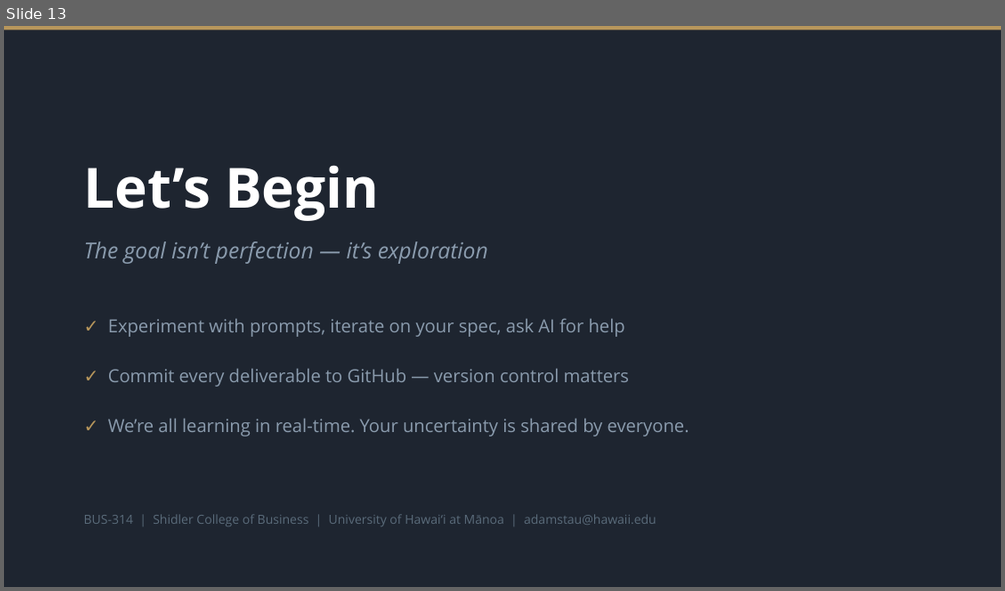
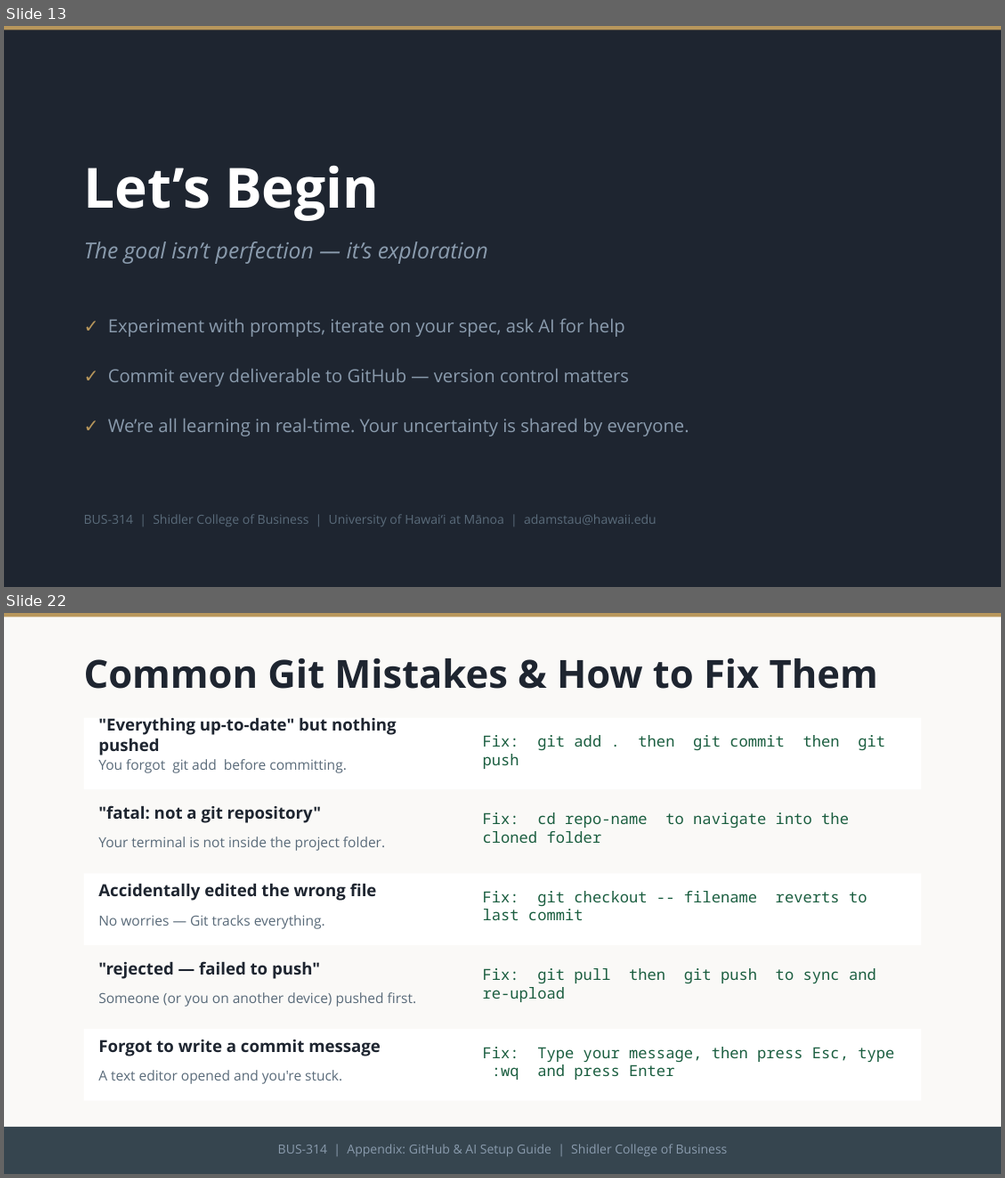
Before and after one commit to adamwstauffer/shidler, a slide deck: BUS-314-International-Corporate-Finance/accounting-ratios/BUS314_AI_Ratios_Project.pptx. Shown one above the other, each under a label of ours: slide 13 before the commit, slides 13 and 22 after it; the slides between them are not shown. The pictures are 1005x591 and 1005x1178 pixels, drawn with LibreOffice and Linux fonts; fonts in the diff are those of the drawing. Boxes give left, top, right and bottom in pixels: in the first picture for what was removed or moved away, otherwise in the second. Text is boxed around its words. In the diff, an @@ line names an element or a change of style, - is before the commit and + after.

```diff
--- a/BUS-314-International-Corporate-Finance/accounting-ratios/BUS314_AI_Ratios_Project.pptx
+++ b/BUS-314-International-Corporate-Finance/accounting-ratios/BUS314_AI_Ratios_Project.pptx
@@ slide 22 added at box(4, 613, 1001, 1174), background #FAF9F7 @@
@@ rectangle added at box(4, 613, 1001, 617), fill #B8975C @@
@@ text added at box(84, 658, 878, 689), 28 pt, text #1E2530, bold @@
+Common Git Mistakes & How to Fix Them
@@ rectangle added at box(84, 718, 921, 789), fill #FFFFFF @@
@@ text added at box(98, 717, 396, 755), 12 pt, text #1E2530, bold @@
+"Everything up-to-date" but nothing pushed
@@ text added at box(483, 735, 885, 751), 11 pt, text #1B5E40 @@
+Fix: git add . then git commit then git push
@@ text added at box(98, 759, 347, 773), 10 pt, text #5A6B7A @@
+You forgot git add before committing.
@@ text added at box(98, 805, 322, 823), 12 pt, text #1E2530, bold @@
+"fatal: not a git repository"
@@ text added at box(483, 812, 849, 827), 11 pt, text #1B5E40 @@
+Fix: cd repo-name to navigate into the cloned folder
@@ text added at box(98, 836, 385, 851), 10 pt, text #5A6B7A @@
+Your terminal is not inside the project folder.
@@ rectangle added at box(84, 873, 921, 945), fill #FFFFFF @@
@@ text added at box(98, 883, 377, 900), 12 pt, text #1E2530, bold @@
+Accidentally edited the wrong file
@@ text added at box(483, 891, 867, 906), 11 pt, text #1B5E40 @@
+Fix: git checkout -- filename reverts to last commit
@@ text added at box(98, 915, 325, 929), 10 pt, text #5A6B7A @@
+No worries — Git tracks everything.
@@ text added at box(98, 961, 320, 979), 12 pt, text #1E2530, bold @@
+"rejected — failed to push"
@@ text added at box(483, 968, 757, 984), 11 pt, text #1B5E40 @@
+Fix: git pull then git push to sync and re-upload
@@ text added at box(98, 992, 416, 1006), 10 pt, text #5A6B7A @@
+Someone (or you on another device) pushed first.
@@ rectangle added at box(84, 1029, 921, 1101), fill #FFFFFF @@
@@ text added at box(98, 1039, 380, 1056), 12 pt, text #1E2530, bold @@
+Forgot to write a commit message
@@ text added at box(483, 1046, 894, 1079), 11 pt, text #1B5E40 @@
+Fix: Type your message, then press Esc, type :wq and press Enter
@@ text added at box(98, 1070, 342, 1084), 10 pt, text #5A6B7A @@
+A text editor opened and you're stuck.
@@ rectangle added at box(4, 1127, 1001, 1173), fill #36454F @@
@@ text added at box(278, 1143, 728, 1156), 9 pt, text #8A9BAD @@
+BUS-314 | Appendix: GitHub & AI Setup Guide | Shidler College of Business
```
Also in this commit, not shown: 2 slides changed, 14 other slides added, 1 other file.
